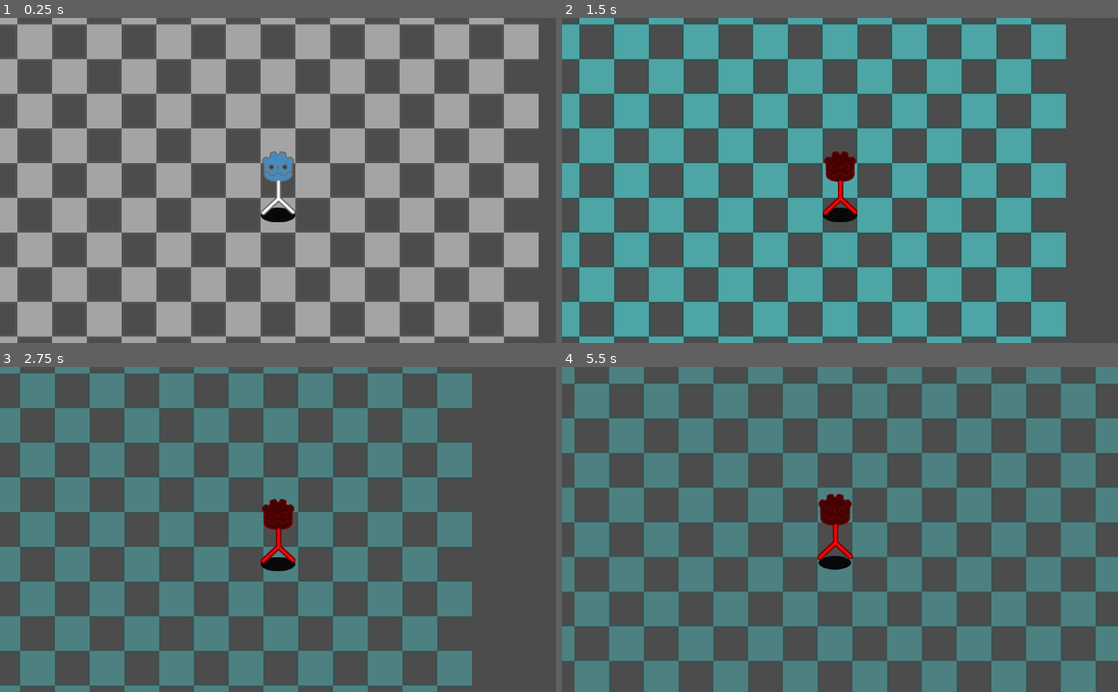
Above: before the commit, frames 1-4 (two rows, left to right).
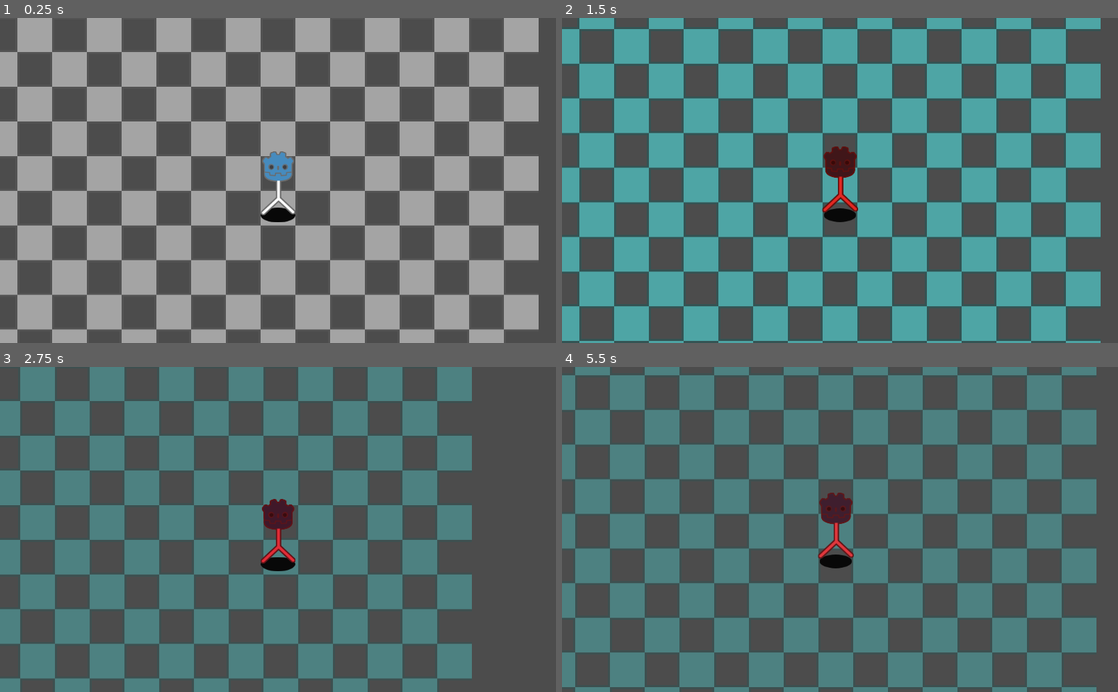
Above: after the commit, the same moments.

Repository: LeProfesseurStagiaire/Old_crypt-of-the-GodotDancers
Game: Godot game, scene res://main.tscn
Two runs of this game, one before a commit and one after it. Both use one fixed random seed, a clock stepped at 60 frames per second and the inputs below.
Inputs:
- Up to frame 1 (0.25 s): no input
- Up to frame 2 (1.5 s): hold Right (ui_right) 0.53-1.28 s; hold Down (ui_down) from 1.28 s (still down)
- Up to frame 3 (2.75 s): release Down (ui_down) at 2.03 s; hold Right (ui_right) from 2.03 s (still down)
- Up to frame 4 (5.5 s): release Right (ui_right) at 2.78 s; hold Up (ui_up) 2.78-3.53 s; hold Left (ui_left) 3.53-5.03 s; hold Down (ui_down) from 5.03 s (still down)

The runs differ from the first frame. In frame 1, 21% of the frame differs, in the area x 0-97%, y 0-99%; in frame 2, 17%; in frame 3, 18%; in frame 4, 73%, in the area x 0-100%, y 0-100%.

Commit message:
code rearangements

Diff:
--- a/main.gd
+++ b/main.gd
@@ -7,9 +7,6 @@
 
 var time = 0
 var shake_time = 0
-
-func _ready():
-	p.connect("move",self,"player_move")
 
 func _process(delta):
 	if shake_time > 0:
@@ -31,9 +28,6 @@
 		Color(dam_c.r,dam_c.g,dam_c.v,0.7),Color(dam_c.r,dam_c.g,dam_c.v,0.3),speed,Tween.TRANS_LINEAR,Tween.EASE_IN_OUT)
 		$damier/color_alpha.start()
 
-func player_move():
-	if time >= 0.25 or time < 0.1:
-		print("get it")
-	else:
-		$player.miss_bpm()
-		shake_time = 0.15
+func can_walk():
+	if time >= 0.3 or time <= 0.1:
+		return true
--- a/player.gd
+++ b/player.gd
@@ -1,17 +1,14 @@
 extends Node2D
 
-var dir_h = 0
-var dir_v = 0
 onready var can_walk = true
-onready var speed = get_tree().get_current_scene().speed
+onready var main = get_tree().get_current_scene()
+onready var speed = main.speed
 onready var s = $s
 onready var distance = 64
 var dir = Vector2()
 
-signal move
-
 func _ready():
-	position = Vector2(32,(position.y - (s.texture.get_size().y/2) + 32))
+	position = Vector2(32,(position.y - (s.texture.get_size().y/2) + 45))
 	$s_shadow.position.y = s.texture.get_size().y/2
 
 func _process(delta):
@@ -37,15 +34,19 @@
 			$s_color.start()
 			$jump.play("jump")
 			$move.start(speed)
-			emit_signal("move")
+			if !main.can_walk():
+				stop()
 
-func miss_bpm():
+func stop():
+	main.shake_time = 0.15
+	can_walk = false
 	$move.stop()
-	can_walk = false
-	$move.start(speed*3)
+	$move.start(speed*4)
 	$s_color.interpolate_property(s,"modulate",s.modulate,Color(1,0,0),speed*3,Tween.TRANS_LINEAR,Tween.EASE_IN_OUT)
+	$s_color.start()
 
 func _on_Timer_timeout():
 	if can_walk == false:
 		can_walk = true
 		$s_color.interpolate_property(s,"modulate",s.modulate,Color(rand_range(0.4,0.6),rand_range(0.5,1),rand_range(0.5,1)),speed*3,Tween.TRANS_LINEAR,Tween.EASE_IN_OUT)
+		$s_color.start()
Binary file added: cadence.png
Not shown, added: cadence.png.import
Binary file added: godot_pixel_head.png
Not shown, added: godot_pixel_head.png.import
